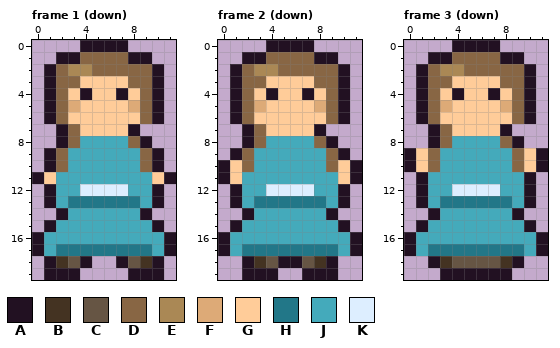
Pixel-art file: games/picomon/art/villager.aseprite. That is the earlier state.
12x20 pixels, 4 frames. Shown: frame 1 (down), frame 2 (down), frame 3 (down). The commit also changed other frames, which this record leaves out.
Visible layers, top first: "outline", "shade", "fill".
Palette (. is transparent): A #221122  B #443322  C #665544  D #886644  E #aa8855  F #ddaa77  G #ffcc99  H #227788  J #44aabb  K #ddeeff
Pixels before, frame 1 (down), first column x 0:
 0 ....AAAA....
 1 ..AADDDDAA..
 2 .ADEEDDDDDA.
 3 .ADDGGGGDDA.
 4 .ADGAGGAGDA.
 5 .ADFGGGGFDA.
 6 .ADGGGGGGDA.
 7 ..ADGGGGA...
 8 ..ADJJJJDA..
 9 .ADJJJJJJDA.
10 .ADJJJJJJDA.
11 AGJJJJJJJJGA
12 .AJJKKKKJJA.
13 .AJHHHHHHJA.
14 ..AJJJJJJA..
15 .AJJJJJJJJA.
16 AJJJJJJJJJJA
17 AJHHHHHHHHJA
18 .ABCA..ACBA.
19 .AAA....AAA.
Pixels before, frame 2 (down), first column x 0:
 0 ....AAAA....
 1 ..AADDDDAA..
 2 .ADEEDDDDDA.
 3 .ADDGGGGDDA.
 4 .ADGAGGAGDA.
 5 .ADFGGGGFDA.
 6 .ADGGGGGGDA.
 7 ..ADGGGGA...
 8 ..ADJJJJDA..
 9 .ADJJJJJJDA.
10 AGDJJJJJJDGA
11 AGJJJJJJJJGA
12 .AJJKKKKJJA.
13 .AJHHHHHHJA.
14 ..AJJJJJJA..
15 .AJJJJJJJJA.
16 AJJJJJJJJJJA
17 AJHHHHHHHHJA
18 ..ABCAACBA..
19 ..AAA..AAA..
Pixels before, frame 3 (down), first column x 0:
 0 ....AAAA....
 1 ..AADDDDAA..
 2 .ADEEDDDDDA.
 3 .ADDGGGGDDA.
 4 .ADGAGGAGDA.
 5 .ADFGGGGFDA.
 6 .ADGGGGGGDA.
 7 ..ADGGGGA...
 8 ..ADJJJJDA..
 9 AGDJJJJJJDGA
10 AGDJJJJJJDGA
11 .AJJJJJJJJA.
12 .AJJKKKKJJA.
13 .AJHHHHHHJA.
14 ..AJJJJJJA..
15 .AJJJJJJJJA.
16 AJJJJJJJJJJA
17 AJHHHHHHHHJA
18 ..ABCCCCBA..
19 ...AAAAAA...
The same view after the edit:
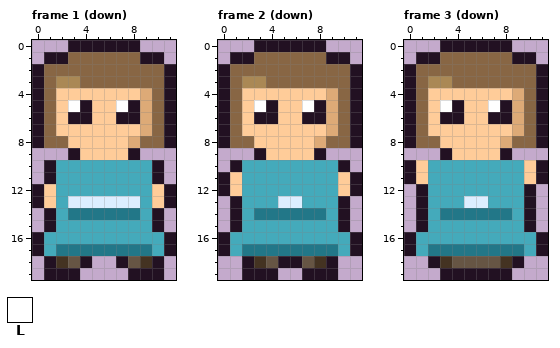
Colours new in this view: L #ffffff
Difference:
Changed rows in their new state; - is an unchanged pixel.
Frame 1 (down), layers "outline", "shade", "fill":
first column x 0:
 0 ---A----A---
 1 -A-D----D-A-
 2 AD-DD-----DA
 3 ADEEDDDD--DA
 4 ADG-G--G-FDA
 5 ADGLA--LAFDA
 6 ADGAA--AAFDA
 7 ADGG----GFDA
 8 ADDGGGGGFDDA
 9 -..AGGGGA..-
10 --J------J--
11 .A--------A.
12 AG--JJJJ--GA
13 AG-KKKKKK-GA
14 -AJHHHHHHJA-
Frame 2 (down), layers "outline", "shade", "fill":
first column x 0:
 0 ---A----A---
 1 -A-D----D-A-
 2 AD-DD-----DA
 3 ADEEDDDD--DA
 4 ADG-G--G-FDA
 5 ADGLA--LAFDA
 6 ADGAA--AAFDA
 7 ADGG----GFDA
 8 ADDGGGGGFDDA
 9 -..AGGGGA..-
10 .AJ------JA.
12 AG--JJJJ--GA
13 ---JJKKJJ---
14 -AJHHHHHHJA-
Frame 3 (down), layers "outline", "shade", "fill":
first column x 0:
 0 ---A----A---
 1 -A-D----D-A-
 2 AD-DD-----DA
 3 ADEEDDDD--DA
 4 ADG-G--G-FDA
 5 ADGLA--LAFDA
 6 ADGAA--AAFDA
 7 ADGG----GFDA
 8 ADDGGGGGFDDA
 9 ...AGGGGA...
10 --J------J--
11 AG--------GA
12 ----JJJJ----
13 ---JJKKJJ---
14 -AJHHHHHHJA-
